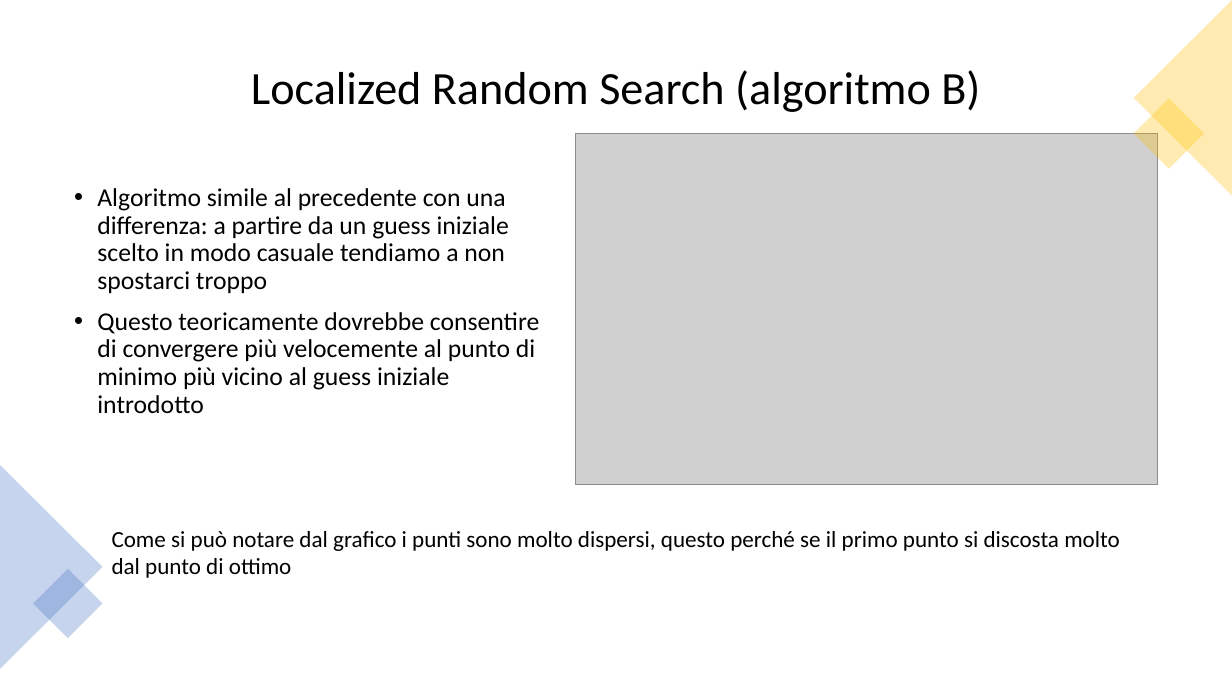
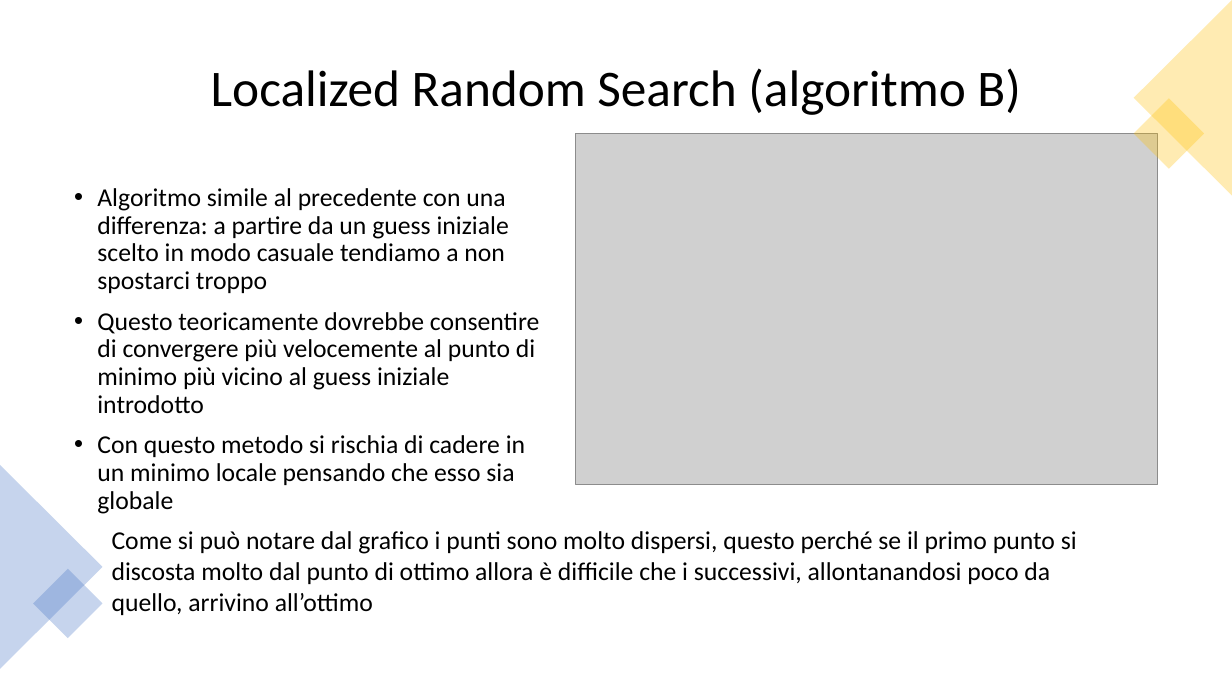
Before and after one commit to af20/mds_decision_making, a slide deck: slide 8 of R/Decision Making slides.pptx. Drawn at 1232x693 pixels with LibreOffice and Linux fonts; fonts in the diff are those of the drawing; grey boxes stand for pictures. Boxes give left, top, right and bottom in pixels: in the first picture for what was removed or moved away, otherwise in the second. Text is boxed around its words. In the diff, an @@ line names an element or a change of style, - is before the commit and + after.

```diff
--- a/R/Decision Making slides.pptx
+++ b/R/Decision Making slides.pptx
@@ title "Localized Random Search (algoritmo B)" at <box>211,68,1020,115</box>: size 36 to 40 pt @@
@@ text at <box>97,435,525,514</box>: paragraph added @@
+• Con questo metodo si rischia di cadere in un minimo locale pensando che esso sia globale
@@ text at <box>112,531,1077,615</box>: text changed; size 18 to 20 pt @@
-Come si può notare dal grafico i punti sono molto dispersi, questo perché se il primo punto si discosta molto dal punto di ottimo
+Come si può notare dal grafico i punti sono molto dispersi, questo perché se il primo punto si discosta molto dal punto di ottimo allora è difficile che i successivi, allontanandosi poco da quello, arrivino all’ottimo
```
Also in this commit, not shown: 8 other slides changed.
